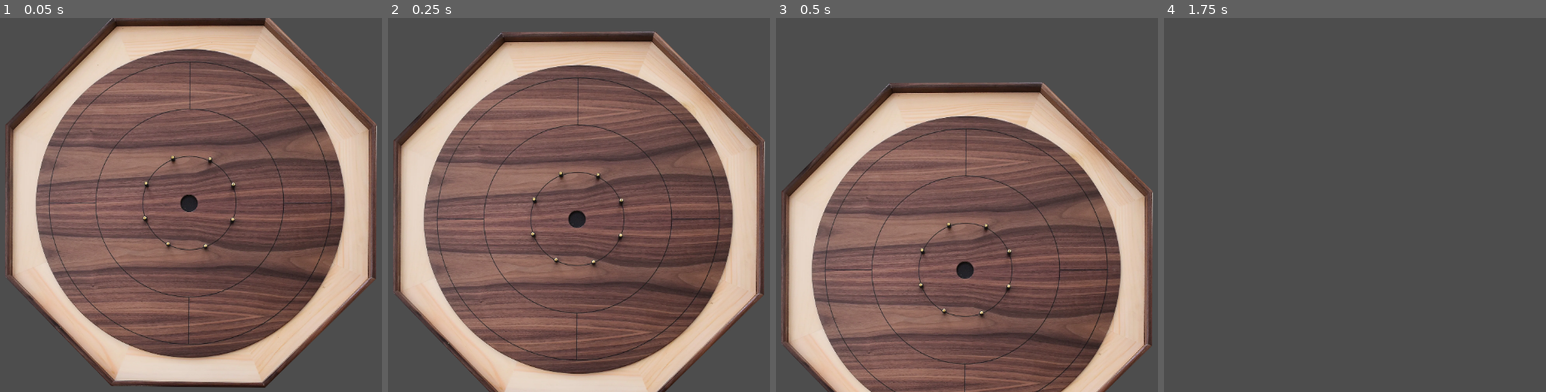
Above: before the commit, frames 1-4 (left to right).
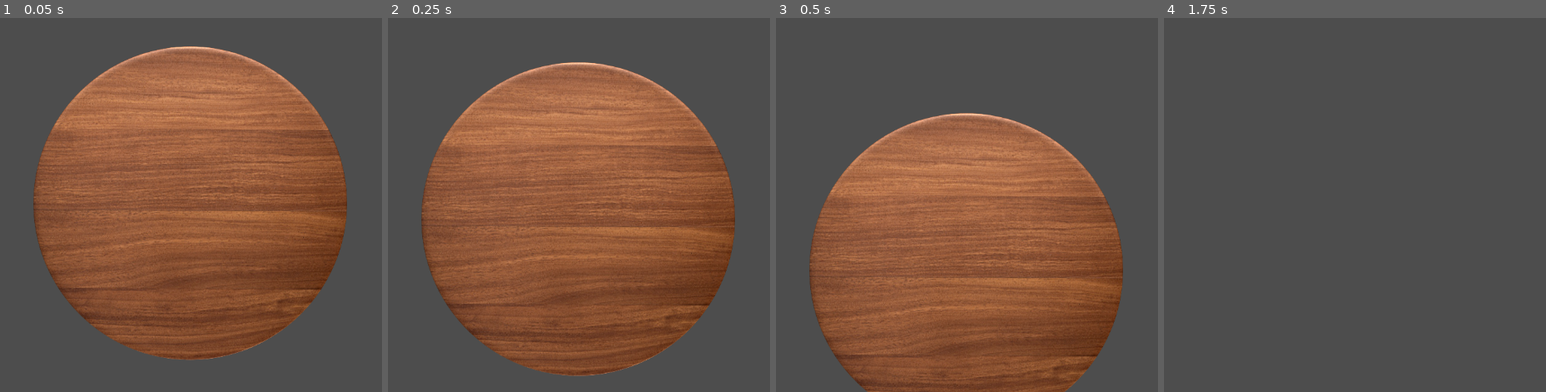
Above: after the commit, the same moments.

Repository: WadeCanavan/Crokinole
Game: Godot game, scene res://Scenes/disc.tscn
Same seed, same stepped clock (60 frames per second), same inputs: the game is played once before the commit and once after it. This scene is started directly instead of the project's main scene.
Inputs:
- Up to frame 1 (0.05 s): no input
- Up to frame 2 (0.25 s): no input
- Up to frame 3 (0.5 s): no input
- Up to frame 4 (1.75 s): no input

The runs differ from the first frame. In frame 1, 76% of the frame differs, in the area x 1-99%, y 0-99%; in frame 2, 75%; in frame 3, 67%; in frame 4, nothing differs.

Commit message:
initialize disc

Diff:
--- a/Scenes/disc.tscn
+++ b/Scenes/disc.tscn
@@ -1,19 +1,17 @@
 [gd_scene load_steps=3 format=3 uid="uid://cno7sihcglocf"]
 
-[ext_resource type="Texture2D" uid="uid://di16b63182u02" path="res://Assets/Sprites/crokinoleboard.png" id="1_851gs"]
+[ext_resource type="Texture2D" uid="uid://c6kxhew26btlt" path="res://Assets/Sprites/blank-round-wooden-sign-free-png.png" id="1_noab2"]
 
 [sub_resource type="CircleShape2D" id="CircleShape2D_nru0h"]
 radius = 270.007
 
 [node name="RigidBody2D" type="RigidBody2D"]
 
-[node name="board" type="RigidBody2D" parent="."]
+[node name="Sprite2D" type="Sprite2D" parent="."]
+position = Vector2(576, 320)
+scale = Vector2(0.283481, 0.283333)
+texture = ExtResource("1_noab2")
 
-[node name="Sprite2D" type="Sprite2D" parent="board"]
-position = Vector2(577, 316.039)
-scale = Vector2(0.337744, 0.344079)
-texture = ExtResource("1_851gs")
-
-[node name="CollisionShape2D" type="CollisionShape2D" parent="board"]
+[node name="CollisionShape2D" type="CollisionShape2D" parent="."]
 position = Vector2(576, 320)
 shape = SubResource("CircleShape2D_nru0h")
Binary file added: Assets/Sprites/black-circle.png
Not shown, added: Assets/Sprites/black-circle.png.import
Binary file added: Assets/Sprites/blank-round-wooden-sign-free-png.png
Not shown, added: Assets/Sprites/blank-round-wooden-sign-free-png.png.import
